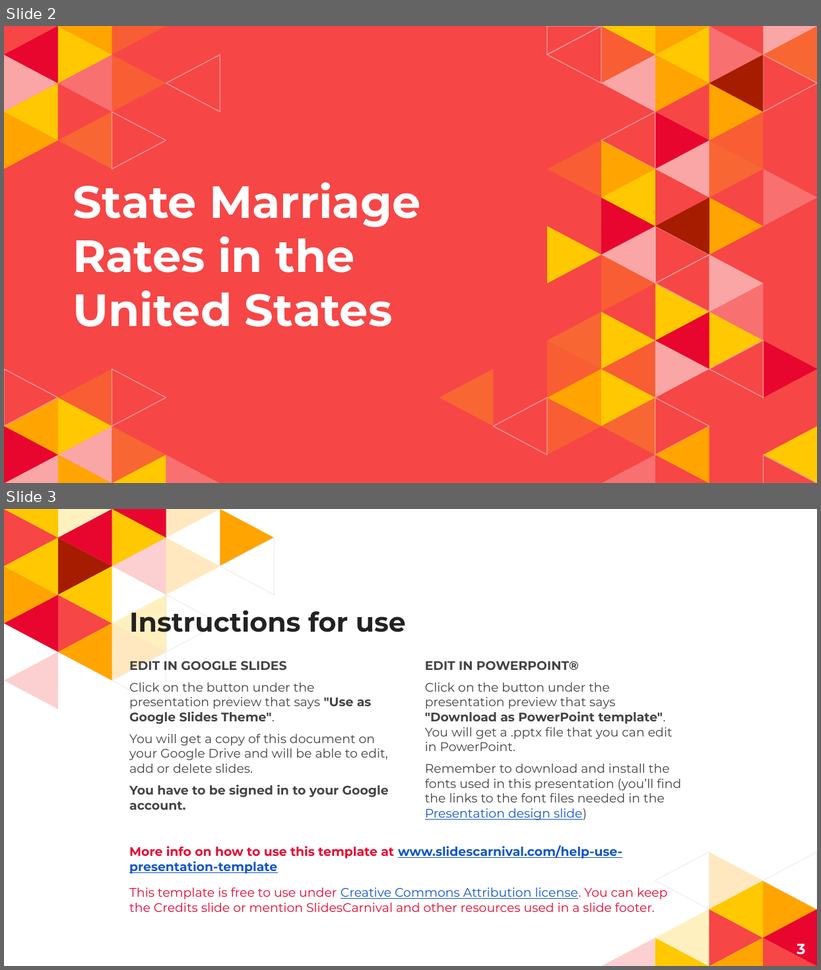
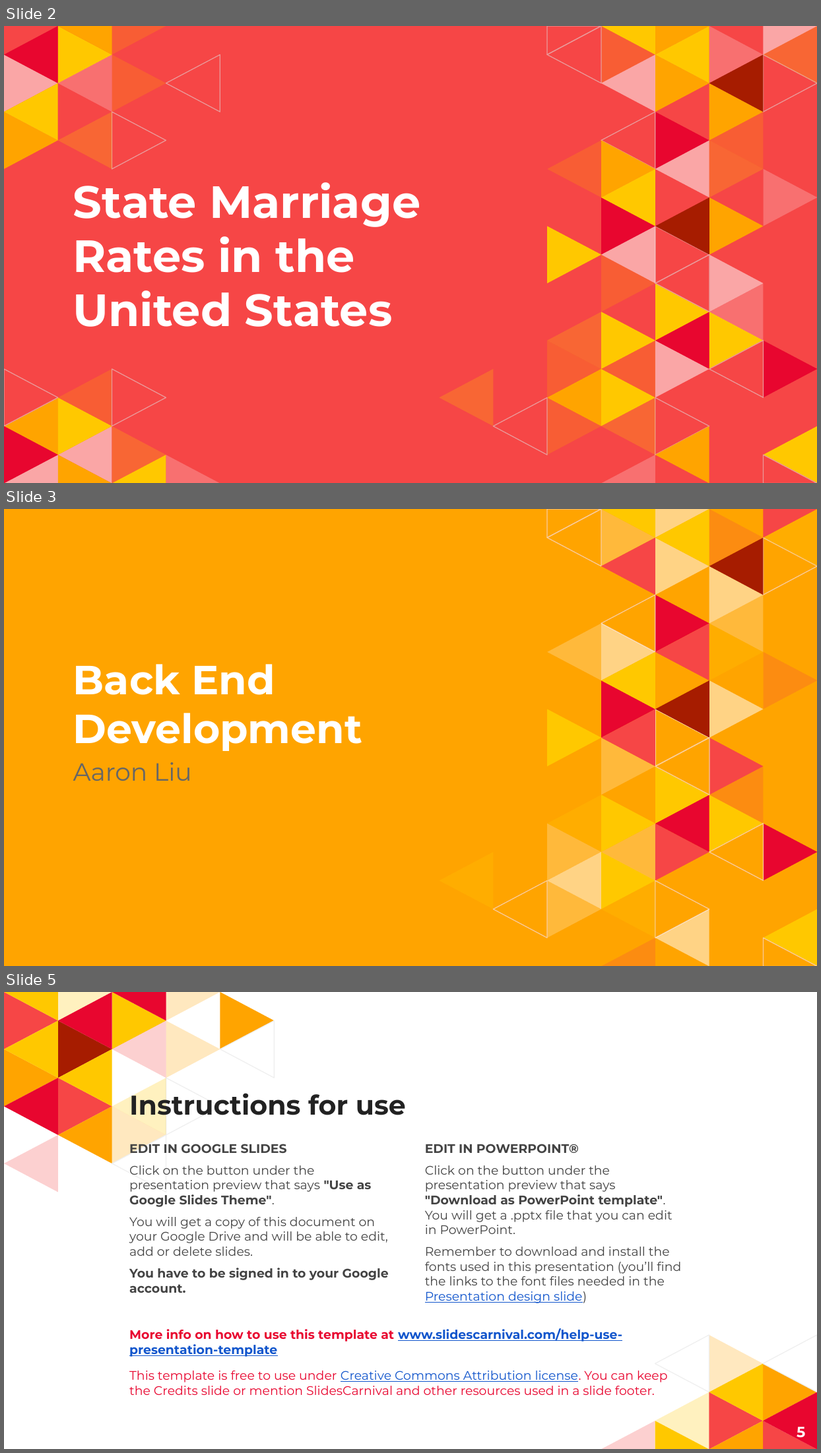
Before and after one commit to krashilili/Project2, a slide deck: PPT presentation/Slides.pptx. Shown one above the other, each under a label of ours: slides 2 and 3 before the commit, slides 2, 3 and 5 after it; the slides between them are not shown. The pictures are 821x970 and 821x1453 pixels, drawn with LibreOffice and Linux fonts; fonts in the diff are those of the drawing. Boxes give left, top, right and bottom in pixels: in the first picture for what was removed or moved away, otherwise in the second. Text is boxed around its words. In the diff, an @@ line names an element or a change of style, - is before the commit and + after.

```diff
--- a/PPT presentation/Slides.pptx
+++ b/PPT presentation/Slides.pptx
@@ slide 3 added at bbox=[4, 509, 817, 966], background #FFA400; not listed: 20 template elements that a slide beside it also shows @@
@@ title added at bbox=[73, 664, 362, 751], 36 pt, text #FFFFFF, bold @@
+1.
+Back End Development
@@ group added at bbox=[494, 509, 817, 966]: 34 freeform shapes @@
@@ subtitle added at bbox=[73, 762, 192, 781], 22 pt, text #666666 @@
+Aaron Liu
@@ what was slide 3 is now slide 5 @@
@@ page number at bbox=[797, 1427, 805, 1441]: text changed @@
-3
+5
```
Also in this commit, not shown: 4 slides changed, 1 other slide added.
